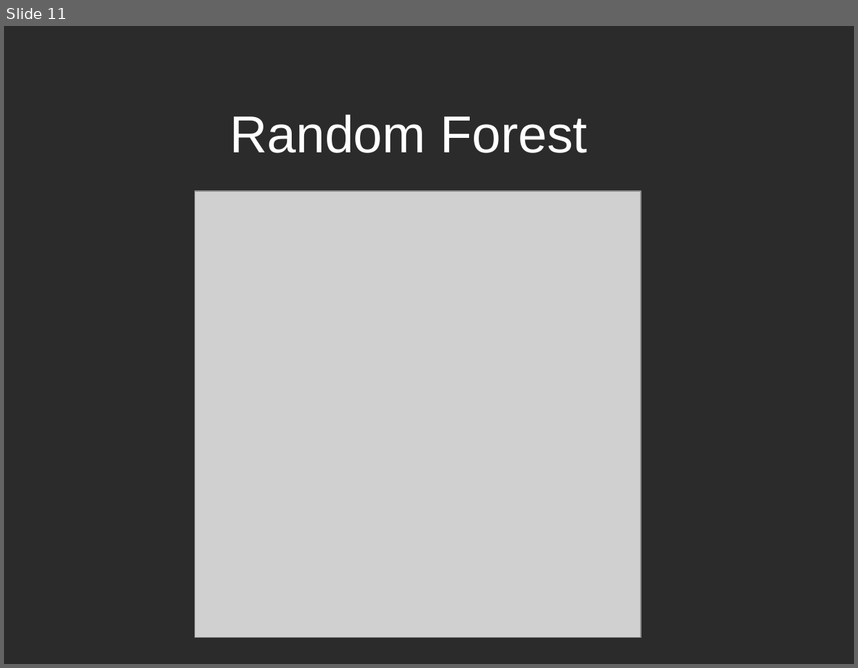
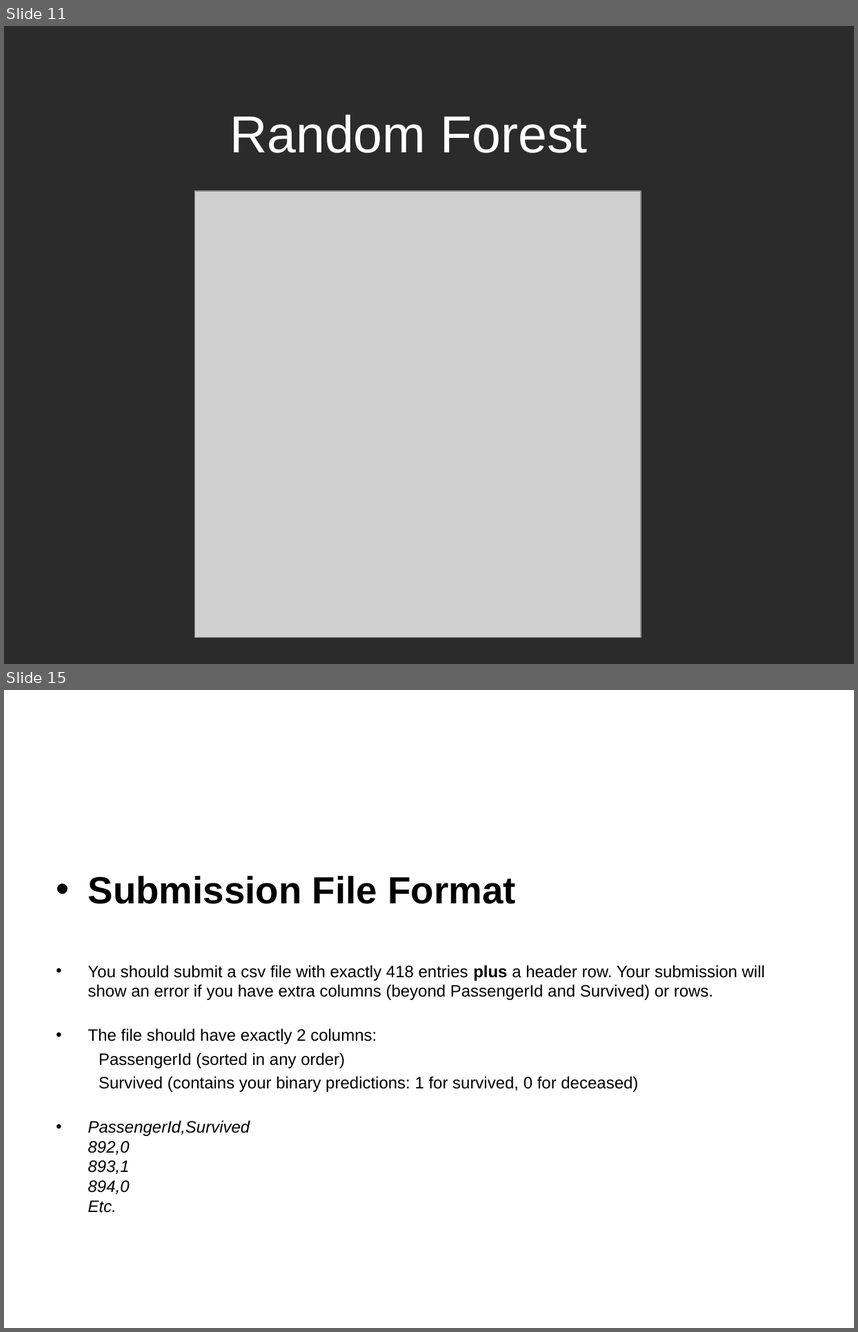
Before and after one commit to RobRomijnders/EDS, a slide deck: hack_7/Hackaton_slides.ppt. Shown one above the other, each under a label of ours: slide 11 before the commit, slides 11 and 15 after it; the slides between them are not shown. The pictures are 858x668 and 858x1332 pixels, drawn with LibreOffice and Linux fonts; fonts in the diff are those of the drawing; grey boxes stand for pictures; background and template pictures are left out; a plain dark background stands for a picture behind light text. Boxes give left, top, right and bottom in pixels: in the first picture for what was removed or moved away, otherwise in the second. Text is boxed around its words. In the diff, an @@ line names an element or a change of style, - is before the commit and + after.

```diff
--- a/hack_7/Hackaton_slides.ppt
+++ b/hack_7/Hackaton_slides.ppt
@@ slide 15 added at (4,690,854,1328), background picture (left out) @@
@@ title added at (18,750,835,841), 44 pt, text #FFFFFF @@
+Classification with Titanic data set
@@ text added at (88,876,765,1212), 14 pt, text #000000 @@
+• Submission File Format
+• You should submit a csv file with exactly 418 entries plus a header row. Your submission will show an error if you have extra columns (beyond PassengerId and Survived) or rows.
+• The file should have exactly 2 columns:
+  PassengerId (sorted in any order)
+  Survived (contains your binary predictions: 1 for survived, 0 for deceased)
+• PassengerId,Survived
+  892,0
+  893,1
+  894,0
+  Etc.
```
Also in this commit, not shown: 4 other slides added, 1 slide removed.
